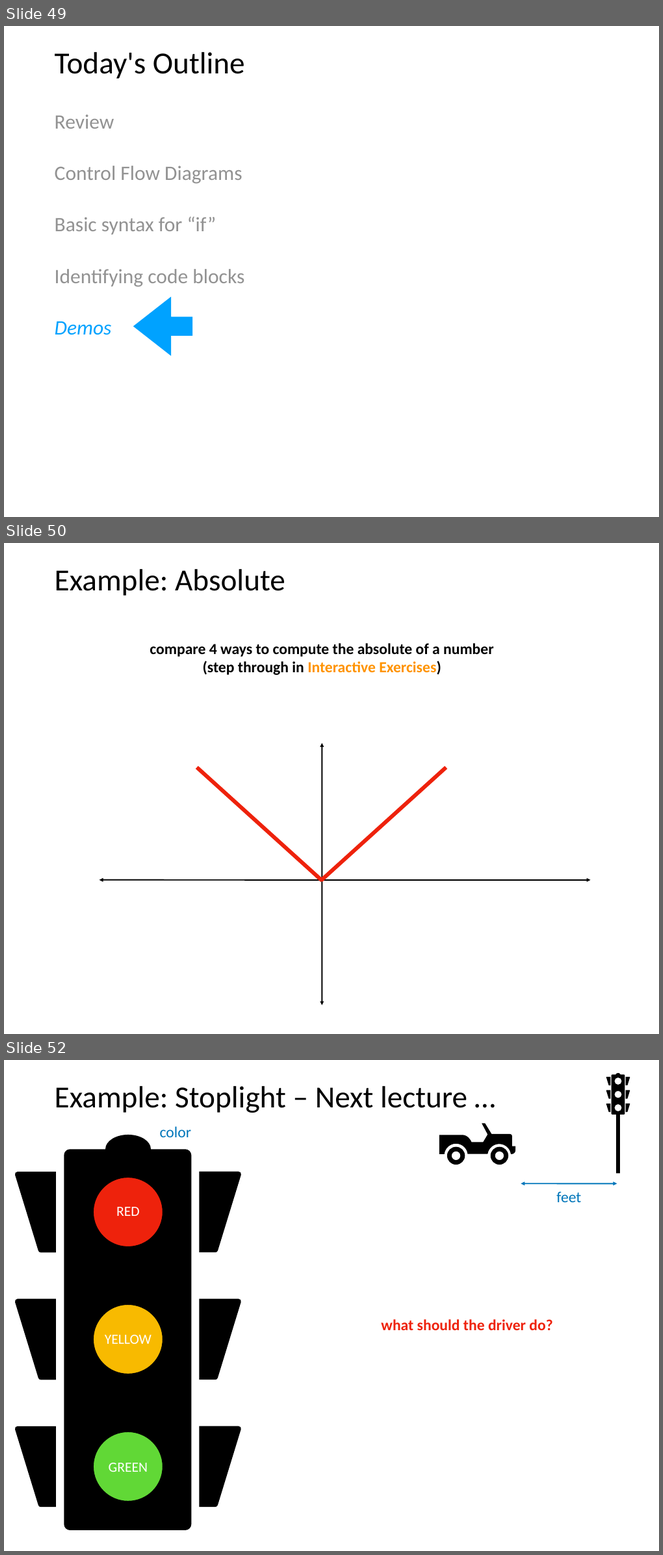
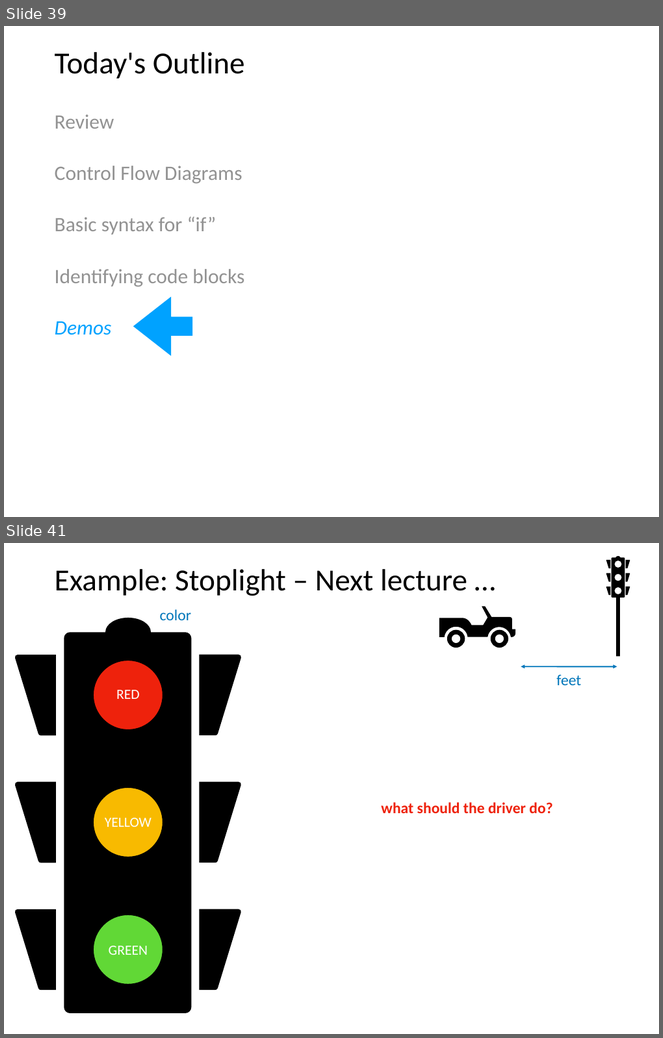
Before and after one commit to tylerharter/caraza-harter-com, a slide deck: tyler/meena/cs220/s22/materials/lecture_ppts/lec_08_S22.ppt. Shown one above the other, each under a label of ours: slides 49, 50 and 52 before the commit, slides 39 and 41 after it; the slides between them are not shown. The pictures are 663x1555 and 663x1038 pixels, drawn with LibreOffice and Linux fonts; fonts in the diff are those of the drawing. Boxes give left, top, right and bottom in pixels: in the first picture for what was removed or moved away, otherwise in the second. Text is boxed around its words. In the diff, an @@ line names an element or a change of style, - is before the commit and + after.

```diff
--- a/tyler/meena/cs220/s22/materials/lecture_ppts/lec_08_S22.ppt
+++ b/tyler/meena/cs220/s22/materials/lecture_ppts/lec_08_S22.ppt
@@ slide 50 removed at (4,543,659,1034), background #FFFFFF @@
@@ title removed at (55,569,285,596) @@
-Example: Absolute
@@ text removed at (150,643,494,675) @@
-compare 4 ways to compute the absolute of a number
-(step through in Interactive Exercises)
@@ double arrow removed from (322, 1006) to (322, 743) @@
@@ line removed from (197, 767) to (322, 881) @@
@@ line removed from (447, 767) to (321, 881) @@
@@ double arrow removed from (590, 880) to (100, 880) @@
@@ what was slide 49 is now slide 39 @@
@@ what was slide 52 is now slide 41 @@
```
Also in this commit, not shown: 1 slide changed, 1 slide added, 11 other slides removed.
